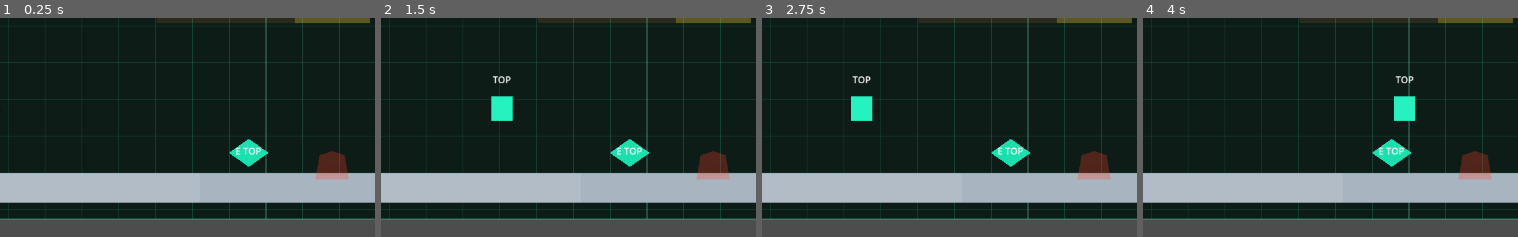
Above: before the commit, frames 1-4 (left to right).
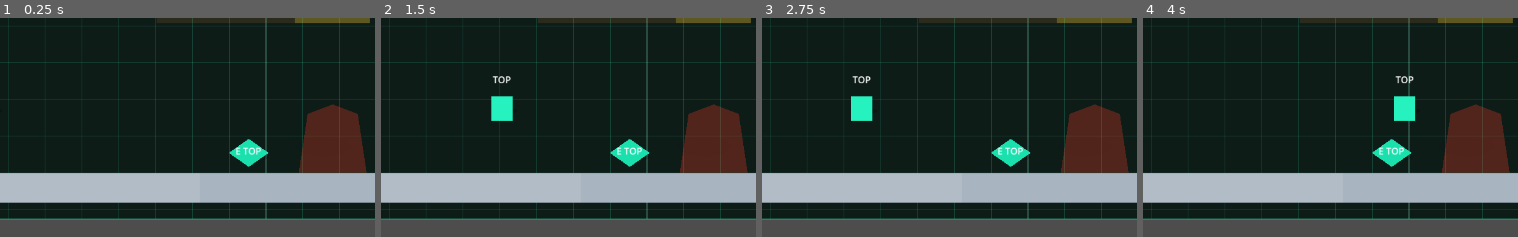
Above: after the commit, the same moments.

Repository: JrDw0/side-to-topdown-new
Game: Godot game, scene res://scenes/Level03_BoxCrush.tscn
Same seed, same stepped clock (60 frames per second), same inputs: the game is played once before the commit and once after it. This scene is started directly instead of the project's main scene.
Inputs:
- Up to frame 1 (0.25 s): no input
- Up to frame 2 (1.5 s): tap Enter at 0.5 s; hold D (move_right) from 0.53 s (still down); tap E (interact) at 0.6, 1.35 s; tap Space (jump) at 0.77 s
- Up to frame 3 (2.75 s): tap Space (jump) at 1.52 s; release D (move_right) at 2.03 s; hold A (move_left) from 2.03 s (still down); tap E (interact) at 2.1 s
- Up to frame 4 (4 s): release A (move_left) at 2.78 s; hold D (move_right) from 2.78 s (still down); tap E (interact) at 2.85, 3.6 s; tap Space (jump) at 3.02, 3.77 s
The pictures show only the part of the screen within x 15-65%, y 50-100%; the shares and areas given below are measured in that part.

The runs differ from the first frame. In frame 1, 4.1% of the frame differs, in the area x 79-98%, y 39-74%; in frame 2, 4.1%; in frame 3, 4.1%; in frame 4, 4.1%.

Commit message:
fix(levels): 修正关卡场景中的对象位置与属性配置
调整 Level01 目标点坐标微调，优化 Level03 敌人位置与缩放比例，移除冗余的 active_mode 属性设置，并更新脚本资源引用为 UID 格式

Diff:
--- a/scenes/Level01_SwitchCamera.tscn
+++ b/scenes/Level01_SwitchCamera.tscn
@@ -97,7 +97,7 @@
 active_mode = 0
 
 [node name="Goal" parent="." instance=ExtResource("7_goal")]
-position = Vector2(1114, 593)
+position = Vector2(1115, 593)
 next_scene_path = "res://scenes/Level02_BoxPlatform.tscn"
 
 [node name="Player" parent="." instance=ExtResource("4_player")]
--- a/scenes/Level03_BoxCrush.tscn
+++ b/scenes/Level03_BoxCrush.tscn
@@ -1,14 +1,14 @@
-[gd_scene load_steps=17 format=3]
+[gd_scene load_steps=17 format=3 uid="uid://b3obv2cd80lsx"]
 
-[ext_resource type="Script" path="res://scripts/Level.gd" id="1_level"]
-[ext_resource type="Script" path="res://scripts/PerspectiveController.gd" id="2_controller"]
-[ext_resource type="Script" path="res://scripts/ModeBackdrop.gd" id="3_backdrop"]
+[ext_resource type="Script" uid="uid://blpmj6dyk4y3h" path="res://scripts/Level.gd" id="1_level"]
+[ext_resource type="Script" uid="uid://dxu64fm35kdhp" path="res://scripts/PerspectiveController.gd" id="2_controller"]
+[ext_resource type="Script" uid="uid://cugndu2cny5up" path="res://scripts/ModeBackdrop.gd" id="3_backdrop"]
 [ext_resource type="PackedScene" path="res://scenes/Player.tscn" id="4_player"]
 [ext_resource type="PackedScene" path="res://scenes/PerspectiveSwitch.tscn" id="5_switch"]
 [ext_resource type="PackedScene" path="res://scenes/Goal.tscn" id="6_goal"]
 [ext_resource type="PackedScene" path="res://scenes/Box.tscn" id="7_box"]
 [ext_resource type="PackedScene" path="res://scenes/GroundEnemy.tscn" id="8_ground_enemy"]
-[ext_resource type="Script" path="res://scripts/PerspectiveCamera.gd" id="9_camera"]
+[ext_resource type="Script" uid="uid://clw1isornpnve" path="res://scripts/PerspectiveCamera.gd" id="9_camera"]
 [ext_resource type="PackedScene" path="res://scenes/ModeWall.tscn" id="10_wall"]
 
 [sub_resource type="RectangleShape2D" id="RectangleShape2D_left_floor"]
@@ -102,8 +102,8 @@
 max_position = Vector2(820, 380)
 
 [node name="GroundEnemy" parent="." instance=ExtResource("8_ground_enemy")]
-position = Vector2(755, 615)
-scale = Vector2(1, 1.45)
+position = Vector2(756, 552)
+scale = Vector2(-2.0199864, 3.4875603)
 
 [node name="PerspectiveSwitch" parent="." instance=ExtResource("5_switch")]
 position = Vector2(610, 600)
@@ -111,11 +111,9 @@
 [node name="TopdownRouteLock" parent="." instance=ExtResource("10_wall")]
 position = Vector2(930, 535)
 scale = Vector2(1, 2.35)
-active_mode = 1
 
 [node name="Goal" parent="." instance=ExtResource("6_goal")]
 position = Vector2(1110, 592)
-active_mode = 0
 next_scene_path = "res://scenes/Level04_ModeIceArea.tscn"
 
 [node name="Player" parent="." instance=ExtResource("4_player")]
